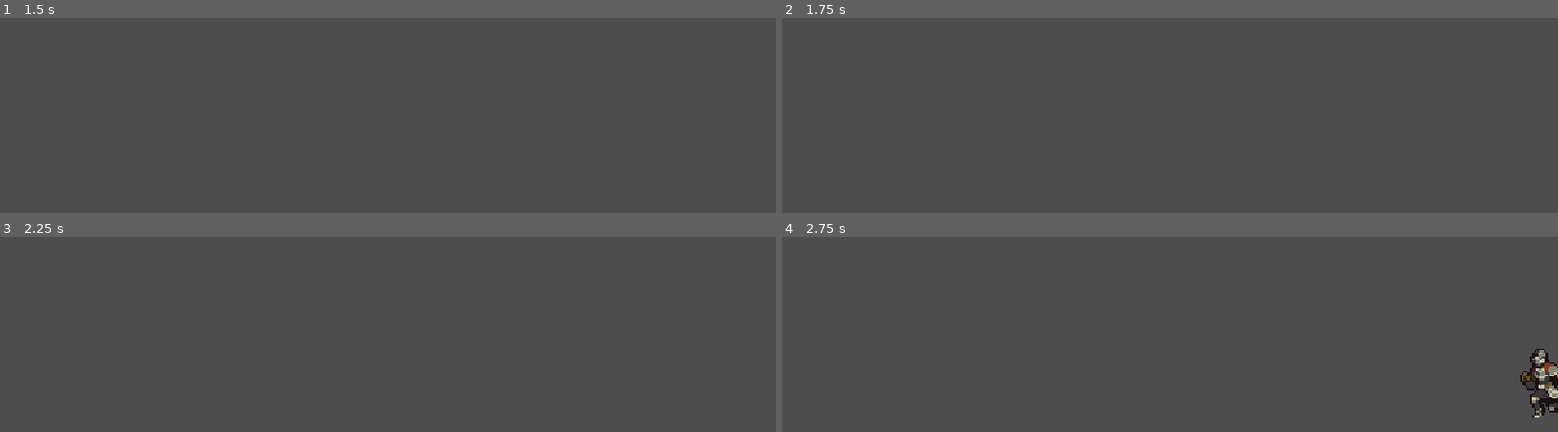
Above: before the commit, frames 1-4 (two rows, left to right).
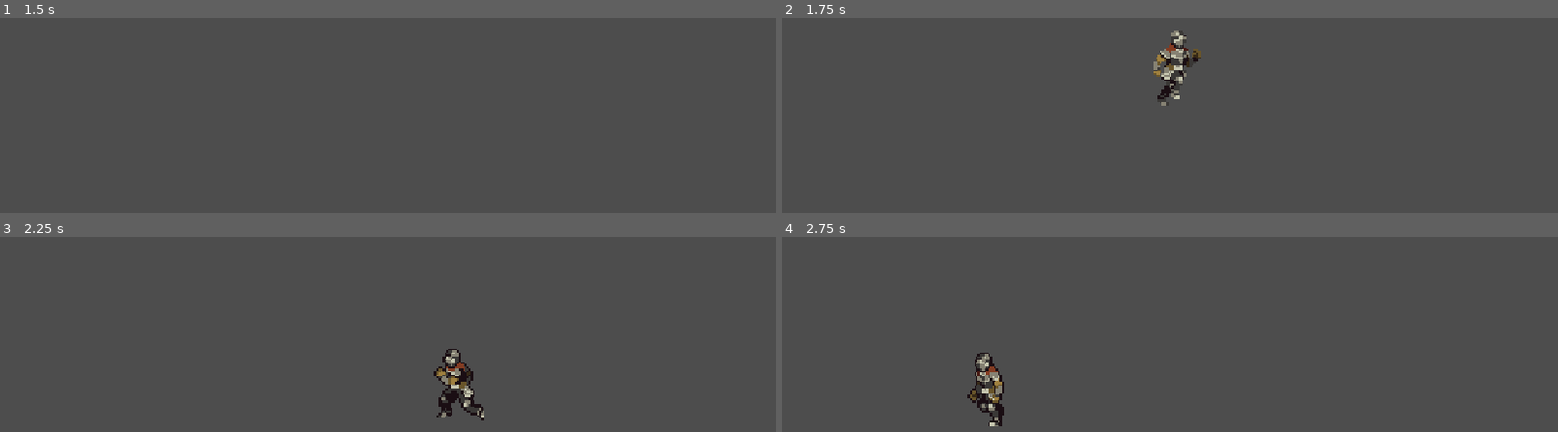
Above: after the commit, the same moments.

Repository: dackshu/poop
Game: Godot game, scene res://cayden/game_player_testnode.tscn
Two runs of this game, one before a commit and one after it. Both use one fixed random seed, a clock stepped at 60 frames per second and the inputs below. This scene is started directly instead of the project's main scene.
Inputs:
- Up to frame 1 (1.5 s): hold D (move_right) from 0.53 s (still down); tap Space (jump) at 0.77 s
- Up to frame 2 (1.75 s): keep holding D (move_right); tap Space (jump) at 1.52 s
- Up to frame 3 (2.25 s): release D (move_right) at 2.03 s; hold A (move_left) from 2.03 s (still down)
- Up to frame 4 (2.75 s): keep holding A (move_left)

Frame 1 is identical in both runs. In frame 2, 0.8% of the frame differs, in the area x 47-54%, y 6-46%; in frame 3, 1.0%; in frame 4, 1.7%, in the area x 23-100%, y 57-98%.

Commit message:
added prototype killzone
just a boundary, still need to add attack, hit (player taking damage), and roll.

Diff:
--- a/cayden/game_player_testnode.tscn
+++ b/cayden/game_player_testnode.tscn
@@ -1,6 +1,7 @@
 [gd_scene format=3 uid="uid://ckpkkbcg66e4d"]
 
 [ext_resource type="PackedScene" uid="uid://drbdfs02k1baj" path="res://cayden/player.tscn" id="1_qychj"]
+[ext_resource type="PackedScene" uid="uid://u7imjr1ipagg" path="res://cayden/killzone.tscn" id="2_gy2l7"]
 
 [sub_resource type="WorldBoundaryShape2D" id="WorldBoundaryShape2D_qychj"]
 distance = 104.0
@@ -22,3 +23,7 @@
 [node name="CollisionShape2D" type="CollisionShape2D" parent="StaticBody2D" unique_id=1522284026]
 position = Vector2(1, 19)
 shape = SubResource("WorldBoundaryShape2D_qychj")
+
+[node name="Killzone" parent="." unique_id=1440600309 instance=ExtResource("2_gy2l7")]
+position = Vector2(110, -99)
+rotation = -1.5896939
--- /dev/null
+++ b/cayden/killzone.gd
@@ -0,0 +1,11 @@
+extends Area2D
+
+@onready var timer = $Timer
+
+func _on_body_entered(body: Node2D) -> void:
+	print("You died!")
+	timer.start()
+
+
+func _on_timer_timeout() -> void:
+	get_tree().reload_current_scene()
--- /dev/null
+++ b/cayden/killzone.tscn
@@ -0,0 +1,18 @@
+[gd_scene format=3 uid="uid://u7imjr1ipagg"]
+
+[ext_resource type="Script" uid="uid://1xybwjtpxciw" path="res://cayden/killzone.gd" id="1_3snm0"]
+
+[sub_resource type="WorldBoundaryShape2D" id="WorldBoundaryShape2D_xq64d"]
+
+[node name="Killzone" type="Area2D" unique_id=1440600309]
+script = ExtResource("1_3snm0")
+
+[node name="Timer" type="Timer" parent="." unique_id=779395496]
+wait_time = 0.6
+one_shot = true
+
+[node name="CollisionShape2D" type="CollisionShape2D" parent="." unique_id=1078612811]
+shape = SubResource("WorldBoundaryShape2D_xq64d")
+
+[connection signal="body_entered" from="." to="." method="_on_body_entered"]
+[connection signal="timeout" from="Timer" to="." method="_on_timer_timeout"]
--- a/killzone.gd
+++ /dev/null
@@ -1 +0,0 @@
-extends Area2D
Not shown, added: cayden/killzone.gd.uid
Not shown, removed: killzone.gd.uid
